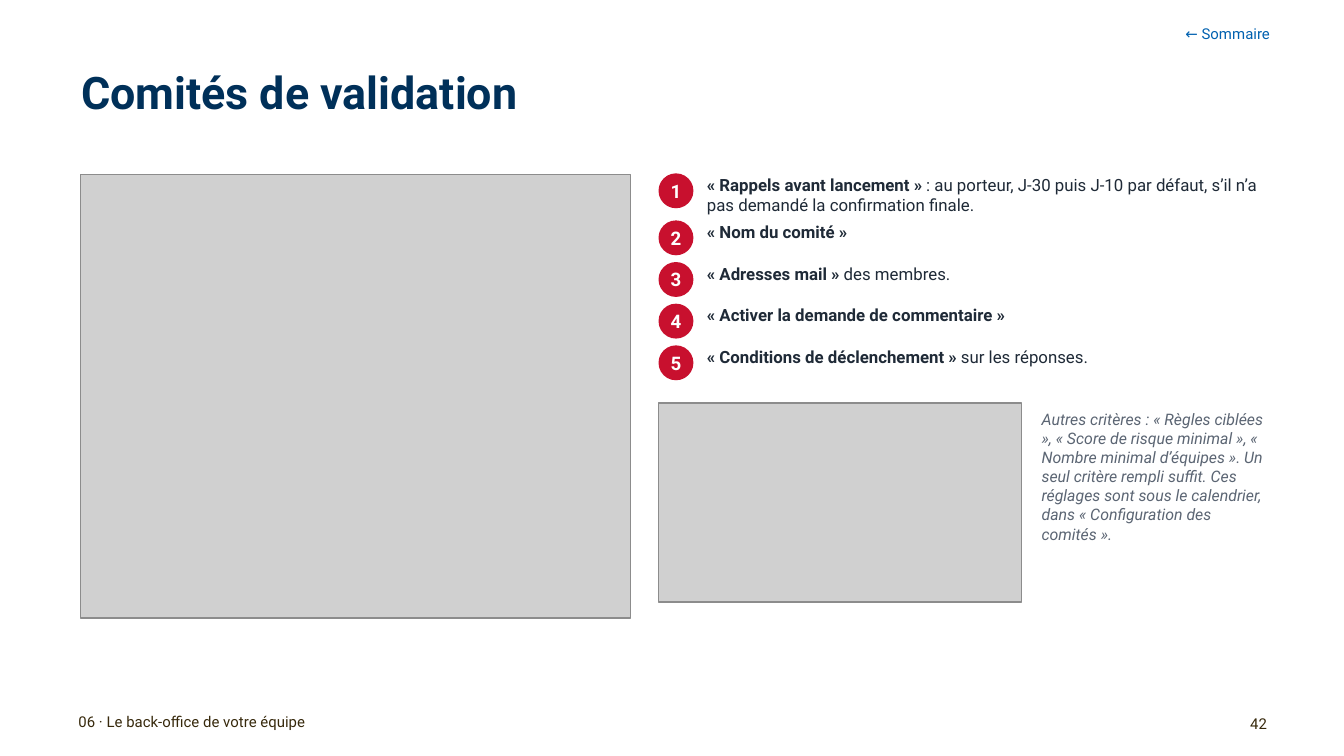
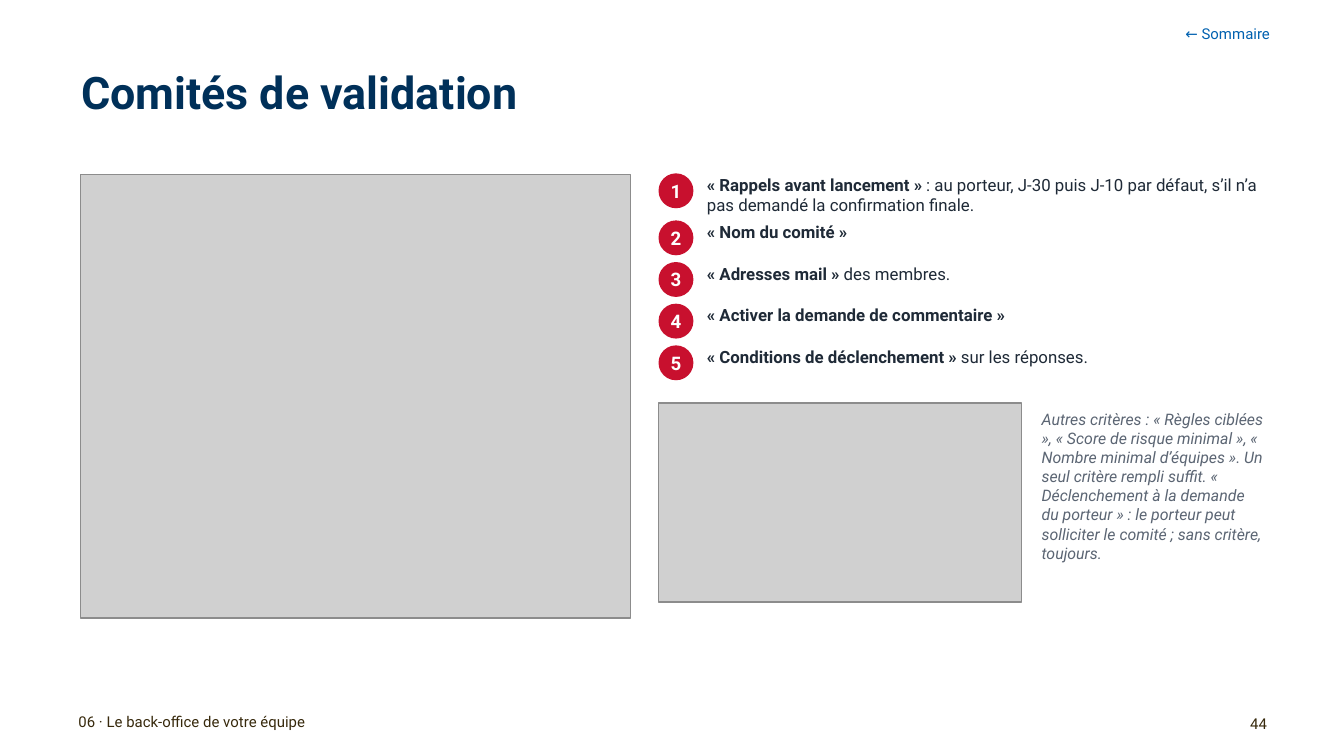
Before and after one commit to antoinelmariel-ux/ProjectNavigator, a slide deck: slide 44 of docs/Project Navigator_ Manuel SME.pptx (slide 42 before the commit). Drawn at 1344x756 pixels with LibreOffice and Linux fonts; fonts in the diff are those of the drawing; grey boxes stand for pictures; background and template pictures are left out. Boxes give left, top, right and bottom in pixels: in the first picture for what was removed or moved away, otherwise in the second. Text is boxed around its words. In the diff, an @@ line names an element or a change of style, - is before the commit and + after.

```diff
--- a/docs/Project Navigator_ Manuel SME.pptx
+++ b/docs/Project Navigator_ Manuel SME.pptx
@@ text at (1042,413,1263,563): text changed @@
-Autres critères : « Règles ciblées », « Score de risque minimal », « Nombre minimal d’équipes ». Un seul critère rempli suffit. Ces réglages sont sous le calendrier, dans « Configuration des comités ».
+Autres critères : « Règles ciblées », « Score de risque minimal », « Nombre minimal d’équipes ». Un seul critère rempli suffit. « Déclenchement à la demande du porteur » : le porteur peut solliciter le comité ; sans critère, toujours.
@@ page number at (1250,718,1267,729): text changed @@
-42
+44
```
Also in this commit, not shown: 6 other slides changed, 2 slides added, 1 other file.
